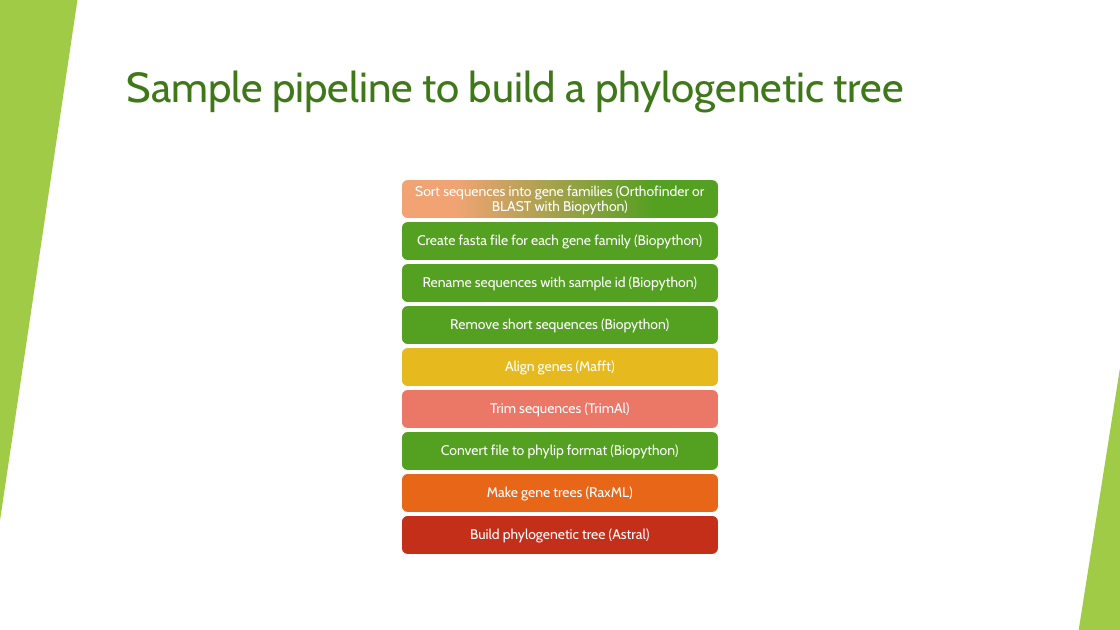
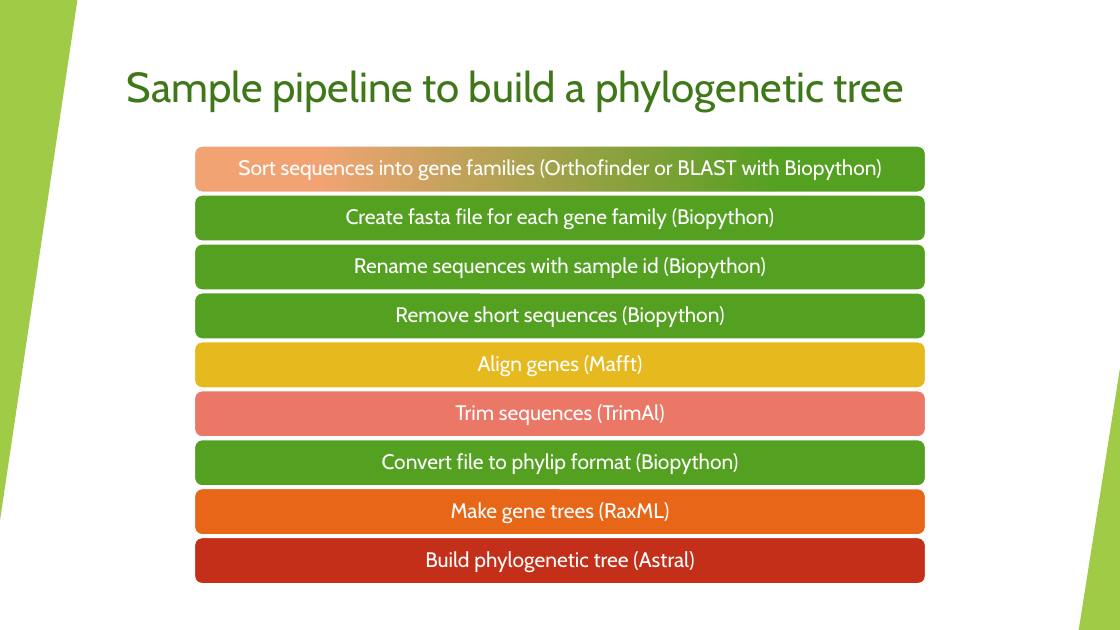
Before and after one commit to aGitHasNoName/Biopython, a slide deck: slide 4 of slides.pptx. Drawn at 1120x630 pixels with LibreOffice and Linux fonts; fonts in the diff are those of the drawing. Boxes give left, top, right and bottom in pixels: in the first picture for what was removed or moved away, otherwise in the second. Text is boxed around its words. In the diff, an @@ line names an element or a change of style, - is before the commit and + after.

Commit message:
updated slides and blast output for 2020

```diff
--- a/slides.pptx
+++ b/slides.pptx
@@ rounded rectangle: place and size @@
-rounded rectangle at [401,179,719,219]
+rounded rectangle at [194,146,926,192]
@@ size 12 to 18 pt; more space between paragraphs in 9 elements at [478,355,642,377], [455,404,665,425], [395,306,724,327], [382,453,738,474], [354,257,766,278], [451,502,670,524], [346,208,774,230], [425,551,694,573], [238,159,881,180] @@
@@ text "Sort sequences into gene families ...": place and size @@
-text "Sort sequences into gene families ..." at [415,185,704,215]
+text "Sort sequences into gene families ..." at [238,159,881,180]
@@ rounded rectangle: place and size @@
-rounded rectangle at [401,221,719,261]
+rounded rectangle at [194,195,926,241]
@@ text "Create fasta file for each ...": place and size @@
-text "Create fasta file for each ..." at [417,234,702,249]
+text "Create fasta file for each ..." at [346,208,774,230]
@@ rounded rectangle: place and size @@
-rounded rectangle at [401,263,719,303]
+rounded rectangle at [194,244,926,290]
@@ text "Rename sequences with sample id ...": place and size @@
-text "Rename sequences with sample id ..." at [423,276,697,291]
+text "Rename sequences with sample id ..." at [354,257,766,278]
@@ rounded rectangle: place and size @@
-rounded rectangle at [401,305,719,345]
+rounded rectangle at [194,292,926,339]
@@ text "Remove short sequences (Biopython)": place and size @@
-text "Remove short sequences (Biopython)" at [450,318,669,333]
+text "Remove short sequences (Biopython)" at [395,306,724,327]
@@ rounded rectangle: place and size @@
-rounded rectangle at [401,347,719,387]
+rounded rectangle at [194,342,926,388]
@@ text "Align genes (Mafft)": place and size @@
-text "Align genes (Mafft)" at [505,360,615,375]
+text "Align genes (Mafft)" at [478,355,642,377]
@@ rounded rectangle: place and size @@
-rounded rectangle at [401,389,719,429]
+rounded rectangle at [194,391,926,437]
@@ text "Trim sequences (TrimAl)": place and size @@
-text "Trim sequences (TrimAl)" at [490,402,630,417]
+text "Trim sequences (TrimAl)" at [455,404,665,425]
@@ rounded rectangle: place and size @@
-rounded rectangle at [401,431,719,471]
+rounded rectangle at [194,439,926,486]
@@ text "Convert file to phylip format ...": place and size @@
-text "Convert file to phylip format ..." at [441,444,678,459]
+text "Convert file to phylip format ..." at [382,453,738,474]
@@ rounded rectangle: place and size @@
-rounded rectangle at [401,473,719,513]
+rounded rectangle at [194,488,926,534]
@@ text "Make gene trees (RaxML)": place and size @@
-text "Make gene trees (RaxML)" at [487,486,633,501]
+text "Make gene trees (RaxML)" at [451,502,670,524]
@@ rounded rectangle: place and size @@
-rounded rectangle at [401,515,719,555]
+rounded rectangle at [194,538,926,584]
@@ text "Build phylogenetic tree (Astral)": place and size @@
-text "Build phylogenetic tree (Astral)" at [470,528,650,543]
+text "Build phylogenetic tree (Astral)" at [425,551,694,573]
```
Also in this commit, not shown: 4 other slides changed, 1 slide added, 2 other files.
